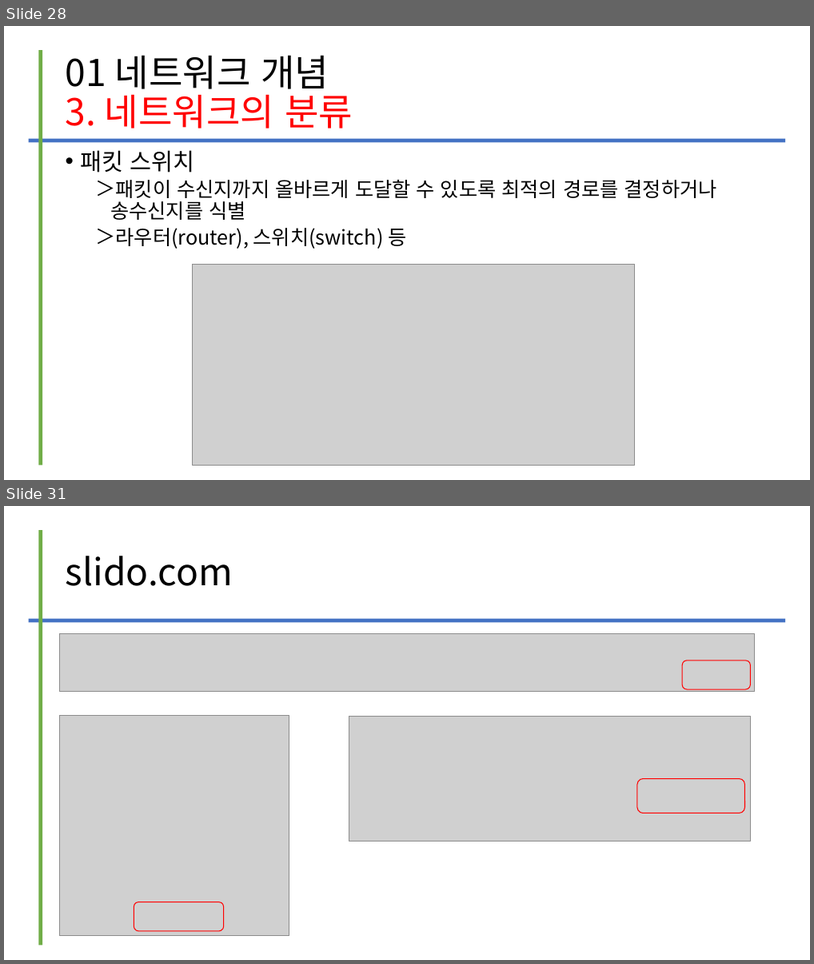
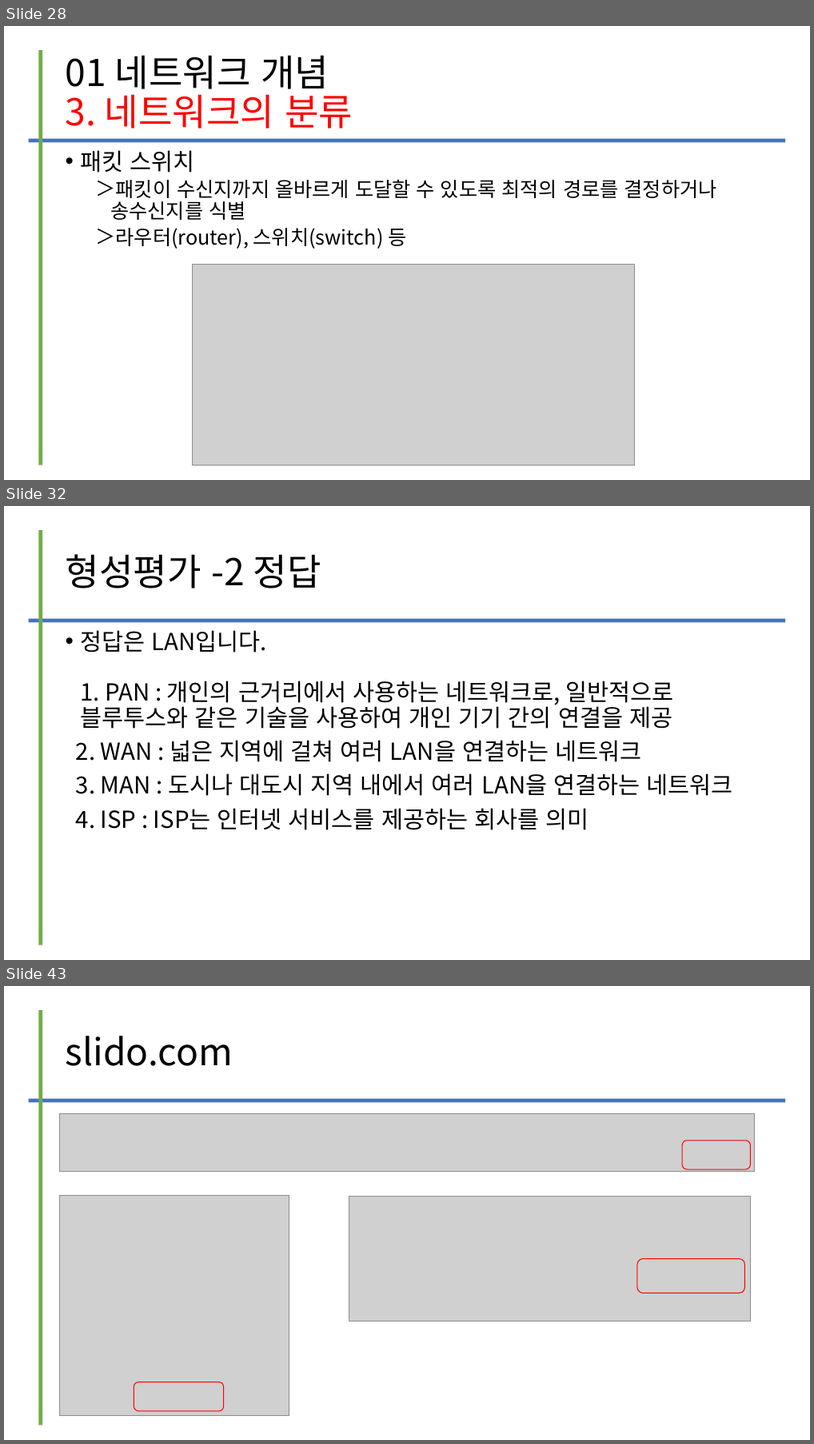
Before and after one commit to kig2929kig/2025-1-network, a slide deck: 컴퓨터 네트워크 - I. 네트워크의 이해.ppt. Shown one above the other, each under a label of ours: slides 28 and 31 before the commit, slides 28, 32 and 43 after it; the slides between them are not shown. The pictures are 814x964 and 814x1444 pixels, drawn with LibreOffice and Linux fonts; fonts in the diff are those of the drawing; grey boxes stand for pictures. Boxes give left, top, right and bottom in pixels: in the first picture for what was removed or moved away, otherwise in the second. Text is boxed around its words. In the diff, an @@ line names an element or a change of style, - is before the commit and + after.

```diff
--- a/컴퓨터 네트워크 - I. 네트워크의 이해.ppt
+++ b/컴퓨터 네트워크 - I. 네트워크의 이해.ppt
@@ slide 32 added at <box>4,506,810,960</box>, background #FFFFFF @@
@@ line added from (41, 530) to (41, 945), #70AD47 4.51 pt @@
@@ title added at <box>66,554,322,588</box>, 44 pt, text #000000 @@
+형성평가 -2 정답
@@ line added from (28, 620) to (786, 620), #4472C4 4.51 pt @@
@@ text added at <box>76,630,734,830</box>, 28 pt, text #000000 @@
+• 정답은 LAN입니다.
+  1. PAN : 개인의 근거리에서 사용하는 네트워크로, 일반적으로 블루투스와 같은 기술을 사용하여 개인 기기 간의 연결을 제공
+2. WAN : 넓은 지역에 걸쳐 여러 LAN을 연결하는 네트워크
+3. MAN : 도시나 대도시 지역 내에서 여러 LAN을 연결하는 네트워크
+4. ISP : ISP는 인터넷 서비스를 제공하는 회사를 의미
@@ what was slide 31 is now slide 43 @@
```
Also in this commit, not shown: 2 slides changed, 11 other slides added.
